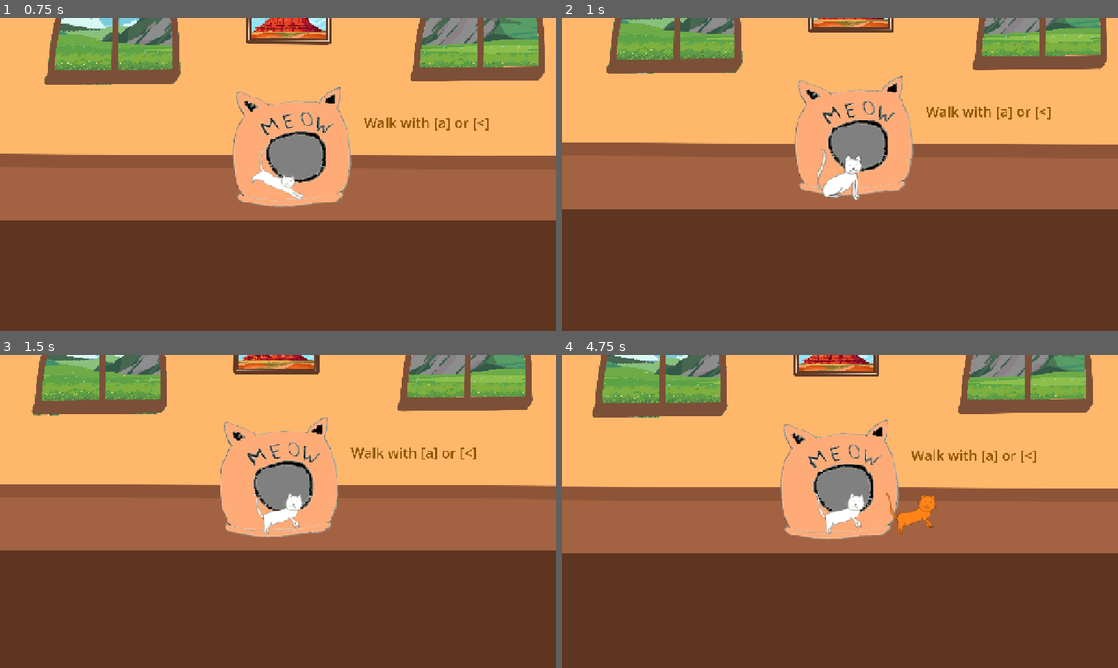
Above: before the commit, frames 1-4 (two rows, left to right).
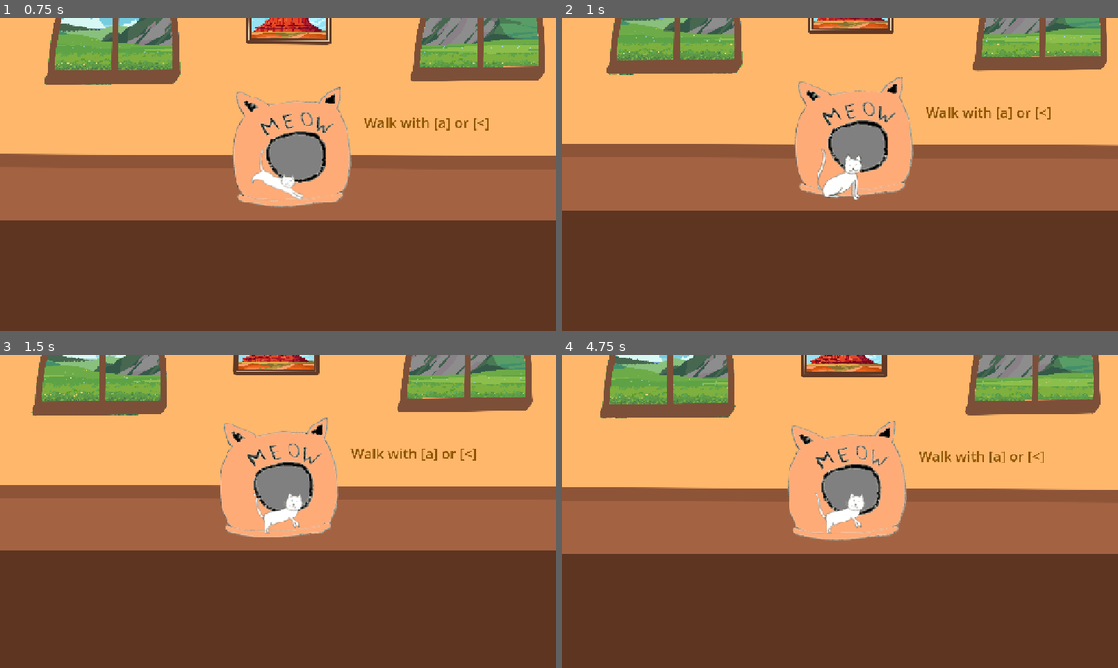
Above: after the commit, the same moments.

Repository: Fantasiel/GameJam25
Game: Godot game, scene res://scenes/menu.tscn
Two runs of this game, one before a commit and one after it. Both use one fixed random seed, a clock stepped at 60 frames per second and the inputs below.
Inputs:
- Up to frame 1 (0.75 s): click "Play" at 0.5 s
- Up to frame 2 (1 s): no input
- Up to frame 3 (1.5 s): hold Right (move_right) from 1.28 s (still down); tap Space (jump) at 1.35 s
- Up to frame 4 (4.75 s): tap Space (jump) at 1.52, 1.82, 2.27, 2.3, 2.57, 3.05, 3.6, 3.77, 4.07, 4.52, 4.55 s; tap F (interact) at 2.1, 4.35 s; release Right (move_right) at 2.78 s; hold Left (move_left) 2.78-3.53 s; tap Ctrl (replay) at 2.85 s; hold Right (move_right) from 3.53 s (still down)

Frame 1 is identical in both runs. In frame 2, 3.3% of the frame differs, in the area x 0-100%, y 0-62%; in frame 3, 3.1%; in frame 4, 8.6%, in the area x 0-100%, y 0-64%.

Commit message:
update level 3

Diff:
--- a/scenes/cat/cat.tscn
+++ b/scenes/cat/cat.tscn
@@ -158,11 +158,11 @@
 }]
 
 [sub_resource type="CapsuleShape2D" id="CapsuleShape2D_7vi38"]
-radius = 12.0
-height = 28.0
-
-[sub_resource type="CircleShape2D" id="CircleShape2D_fyj7c"]
-radius = 44.0454
+radius = 15.0
+height = 44.0
+
+[sub_resource type="CapsuleShape2D" id="CapsuleShape2D_d1w6o"]
+height = 34.7334
 
 [sub_resource type="CircleShape2D" id="CircleShape2D_d1w6o"]
 radius = 22.2036
@@ -180,6 +180,7 @@
 
 [node name="CollisionShape2D" type="CollisionShape2D" parent="."]
 position = Vector2(0, 13)
+rotation = 1.5708
 shape = SubResource("CapsuleShape2D_7vi38")
 disabled = true
 
@@ -199,7 +200,10 @@
 
 [node name="CollisionShape2D" type="CollisionShape2D" parent="Area2D"]
 modulate = Color(0.458824, 0.482353, 1, 1)
-shape = SubResource("CircleShape2D_fyj7c")
+position = Vector2(0, 8)
+rotation = 1.5708
+scale = Vector2(2.01535, 2.01535)
+shape = SubResource("CapsuleShape2D_d1w6o")
 
 [node name="TrapArea" type="Area2D" parent="."]
 collision_layer = 2
--- a/scenes/levels/level1/level1.tscn
+++ b/scenes/levels/level1/level1.tscn
@@ -146,13 +146,14 @@
 text = "Walk with [a] or [<]"
 
 [node name="JumpLabel" type="Label" parent="."]
-offset_left = 1201.0
-offset_top = -97.0
-offset_right = 1751.0
-offset_bottom = -9.0
+offset_left = 1212.0
+offset_top = -208.0
+offset_right = 2103.0
+offset_bottom = -29.0
 theme_override_colors/font_color = Color(0.551197, 0.32836, 8.66354e-07, 1)
 theme_override_font_sizes/font_size = 64
-text = "Jump with [space]"
+text = "Jump with [space]
+Hold [space] to jump heigher"
 
 [node name="Victory" parent="." instance=ExtResource("13_d50gp")]
 scale = Vector2(3, 3)
--- a/scenes/levels/level3/level3.tscn
+++ b/scenes/levels/level3/level3.tscn
@@ -8,11 +8,11 @@
 [ext_resource type="Texture2D" uid="uid://bg5edorgq3hrt" path="res://art/Livingroom_1_View.png" id="3_nmi7g"]
 [ext_resource type="Texture2D" uid="uid://bo8xwxqad2txg" path="res://art/Livingroom_1.png" id="4_cgrkj"]
 [ext_resource type="PackedScene" uid="uid://dkun70gn58oxj" path="res://scenes/levels/objects/tuna/tuna.tscn" id="4_ohtdt"]
-[ext_resource type="Texture2D" uid="uid://dfjqyhvro06dn" path="res://art/Furniture/CatBed1.png" id="6_6wtin"]
-[ext_resource type="PackedScene" uid="uid://g71yukpscseg" path="res://scenes/levels/objects/couch/couch.tscn" id="7_ypc1w"]
+[ext_resource type="Texture2D" uid="uid://cq6uwe4tmkjc0" path="res://art/Furniture/CatBed2.png" id="6_nfwes"]
+[ext_resource type="PackedScene" uid="uid://d2xufp7gdkron" path="res://scenes/levels/objects/water/water.tscn" id="7_t1p5v"]
 
 [sub_resource type="WorldBoundaryShape2D" id="WorldBoundaryShape2D_ws7gi"]
-distance = -312.0
+distance = -259.0
 
 [sub_resource type="WorldBoundaryShape2D" id="WorldBoundaryShape2D_ix6c7"]
 normal = Vector2(0, 1)
@@ -118,42 +118,33 @@
 shape = SubResource("RectangleShape2D_15elc")
 
 [node name="CatAndGhost" parent="." instance=ExtResource("2_lirhk")]
-position = Vector2(-147, 316)
+position = Vector2(-147, 248)
 
 [node name="TextureRect" type="TextureRect" parent="."]
-offset_left = -370.0
-offset_top = -76.0
-offset_right = -242.0
-offset_bottom = 52.0
-scale = Vector2(4.41154, 4.41154)
-texture = ExtResource("6_6wtin")
+offset_left = -348.0
+offset_top = 192.0
+offset_right = -220.0
+offset_bottom = 320.0
+scale = Vector2(3.57732, 2.11563)
+texture = ExtResource("6_nfwes")
 
-[node name="Couch" parent="." instance=ExtResource("7_ypc1w")]
-position = Vector2(1912, 460)
-scale = Vector2(5.04183, 5.04183)
+[node name="Water" parent="." instance=ExtResource("7_t1p5v")]
+position = Vector2(1908, 440)
+scale = Vector2(6.5928, 1.97411)
 
 [node name="Tuna" parent="." instance=ExtResource("4_ohtdt")]
 position = Vector2(2929, 362)
 scale = Vector2(3, 3)
 
-[node name="WalkLabel" type="Label" parent="."]
-offset_left = 247.0
-offset_top = 57.0
-offset_right = 742.0
-offset_bottom = 145.0
+[node name="DieAgainLabel" type="Label" parent="."]
+offset_left = 1600.0
+offset_top = 24.0
+offset_right = 2228.0
+offset_bottom = 112.0
 theme_override_colors/font_color = Color(0.551197, 0.32836, 8.66354e-07, 1)
 theme_override_font_sizes/font_size = 64
-text = "Walk with [a] or [<]"
-
-[node name="JumpLabel" type="Label" parent="."]
-offset_left = 1201.0
-offset_top = -97.0
-offset_right = 1751.0
-offset_bottom = -9.0
-theme_override_colors/font_color = Color(0.551197, 0.32836, 8.66354e-07, 1)
-theme_override_font_sizes/font_size = 64
-text = "Jump with [space]"
+text = "Use your deja meow"
 
 [node name="Victory" parent="." instance=ExtResource("3_mguho")]
-scale = Vector2(3, 3)
+scale = Vector2(3.13876, 3.0394)
 next_scene = ExtResource("3_lirhk")
